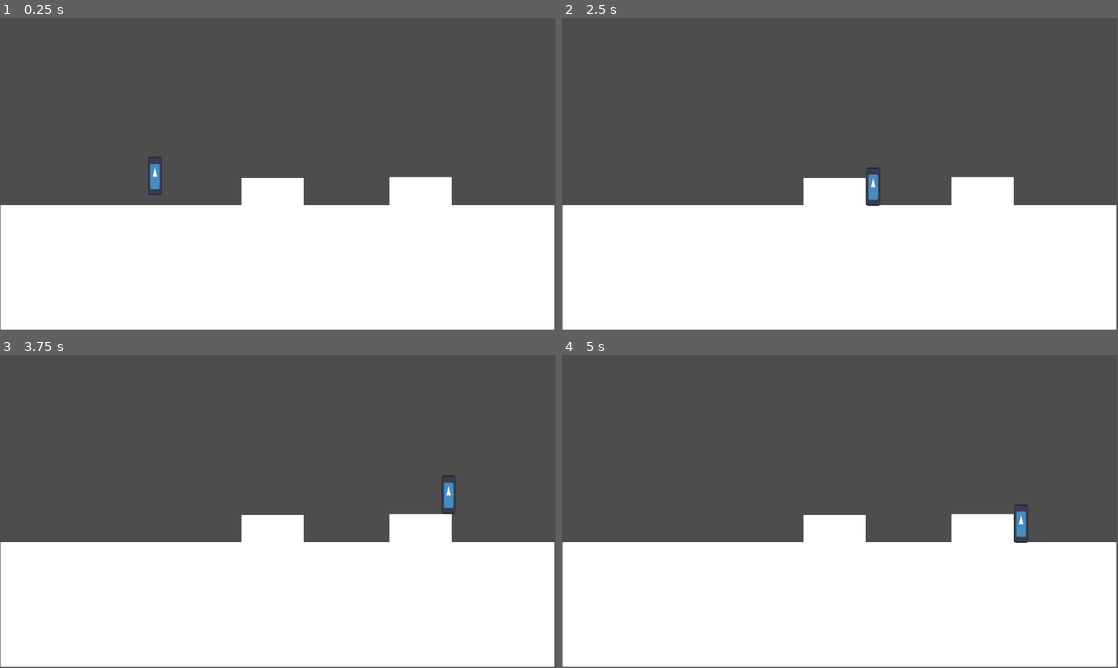
Above: before the commit, frames 1-4 (two rows, left to right).
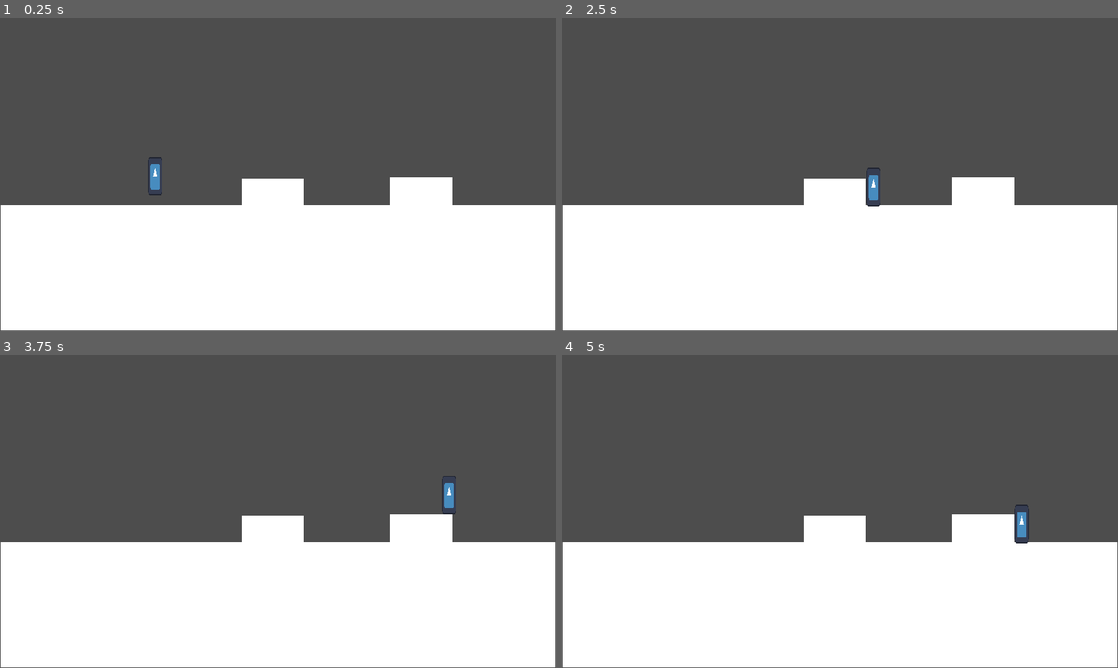
Above: after the commit, the same moments.

Repository: North-Chime-Studios/Golem-Garrison
Game: Godot game, scene res://Scenes/main.tscn
Same seed, same stepped clock (60 frames per second), same inputs: the game is played once before the commit and once after it. The engine's default icon, where the game draws it, is replaced by a stand-in: a white triangle on a blue panel in a dark square.
Inputs:
- Up to frame 1 (0.25 s): no input
- Up to frame 2 (2.5 s): hold D (Right) 0.53-2.03 s; tap Space (Jump) at 0.77, 1.52 s; hold A (Left) from 2.03 s (still down)
- Up to frame 3 (3.75 s): tap Enter at 2.75 s; release A (Left) at 2.78 s; hold D (Right) from 2.78 s (still down); tap Space (Jump) at 3.02 s
- Up to frame 4 (5 s): tap Space (Jump) at 3.77, 4.52 s; release D (Right) at 4.28 s; hold A (Left) from 4.28 s (still down)
In our replay, the window is 799x449 before the commit and 800x450 after it. These sizes can differ from the game's own. Grey fills any space a smaller window leaves; there, only what the larger window draws over its background counts as a difference.

The runs differ from the first frame. In frame 1, 0.5% of the frame differs, in the area x 0-100%, y 44-100%; in frame 2, 0.5%; in frame 3, 0.5%; in frame 4, 0.5%, in the area x 0-100%, y 47-100%.

Commit message:
Update project.godot

Diff:
--- a/project.godot
+++ b/project.godot
@@ -14,6 +14,10 @@
 run/main_scene="res://Scenes/main.tscn"
 config/features=PackedStringArray("4.2", "GL Compatibility")
 config/icon="res://icon.svg"
+
+[display]
+
+window/stretch/mode="canvas_items"
 
 [input]
 
@@ -39,5 +43,6 @@
 
 [rendering]
 
+textures/canvas_textures/default_texture_filter=0
 renderer/rendering_method="gl_compatibility"
 renderer/rendering_method.mobile="gl_compatibility"
